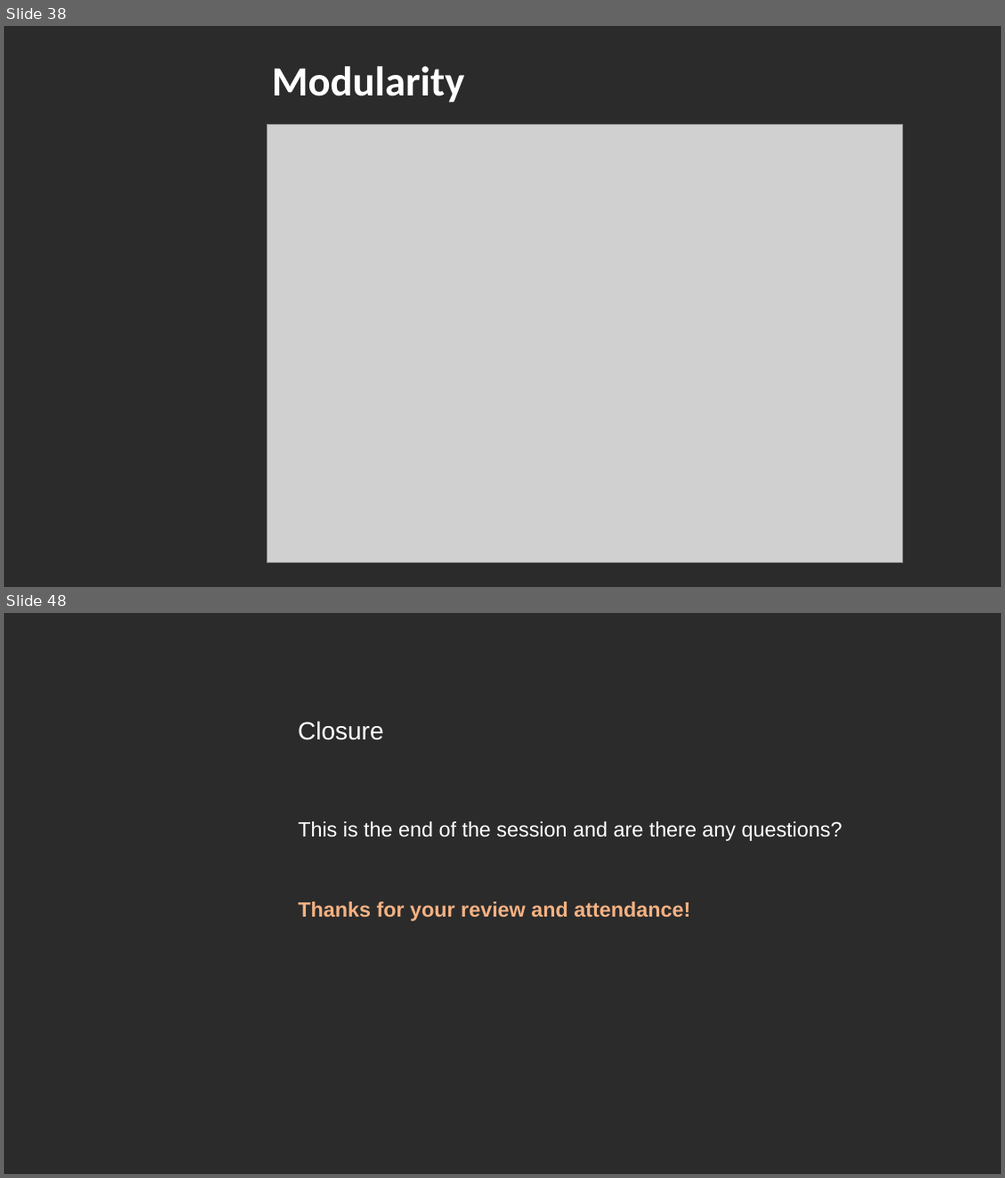
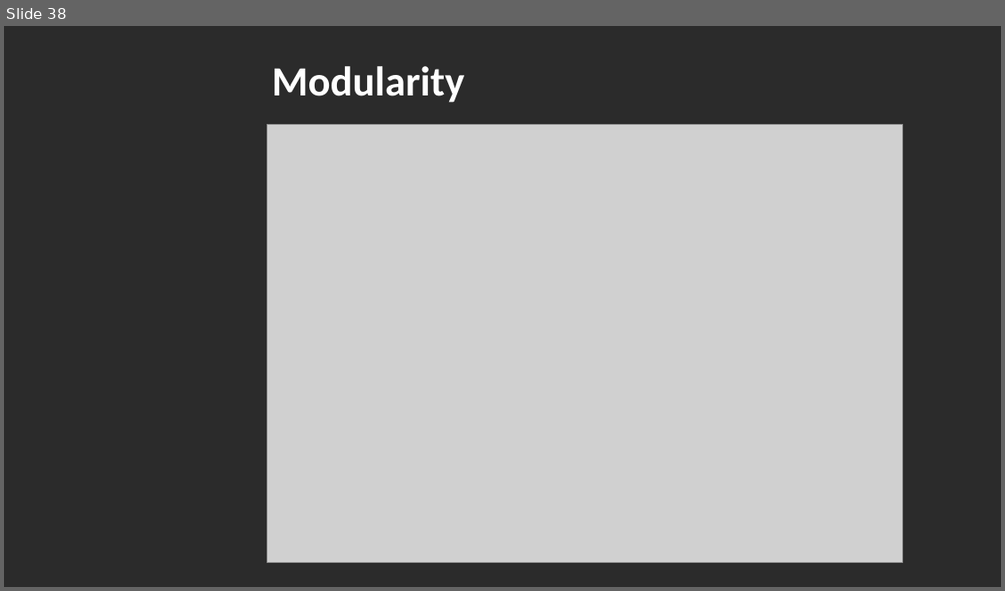
Before and after one commit to DataIMLabs/MIE2024, a slide deck: presentation/MIE2024-DataIM-Masterclass.pptx. Shown one above the other, each under a label of ours: slides 38 and 48 before the commit, slide 38 after it; the slides between them are not shown. The pictures are 1005x1178 and 1005x591 pixels, drawn with LibreOffice and Linux fonts; fonts in the diff are those of the drawing; grey boxes stand for pictures; background and template pictures are left out; a plain dark background stands for a picture behind light text. Boxes give left, top, right and bottom in pixels: in the first picture for what was removed or moved away, otherwise in the second. Text is boxed around its words. In the diff, an @@ line names an element or a change of style, - is before the commit and + after.

```diff
--- a/presentation/MIE2024-DataIM-Masterclass.pptx
+++ b/presentation/MIE2024-DataIM-Masterclass.pptx
@@ slide 48 removed at (x1=4, y1=613, x2=1001, y2=1174), background picture (left out) @@
@@ text removed at (x1=298, y1=721, x2=383, y2=740) @@
-Closure
@@ text removed at (x1=298, y1=821, x2=842, y2=921) @@
-This is the end of the session and are there any questions?
-Thanks for your review and attendance!
```
Also in this commit, not shown: 6 slides changed, 3 other slides removed, 7 other files.
